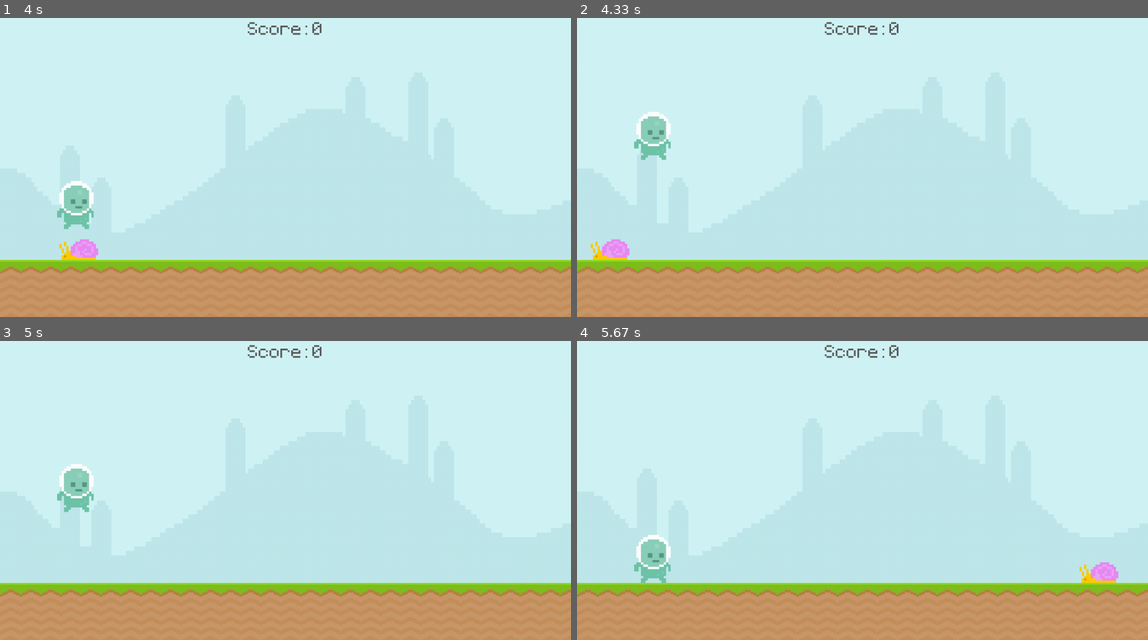
Above: before the commit, frames 1-4 (two rows, left to right).
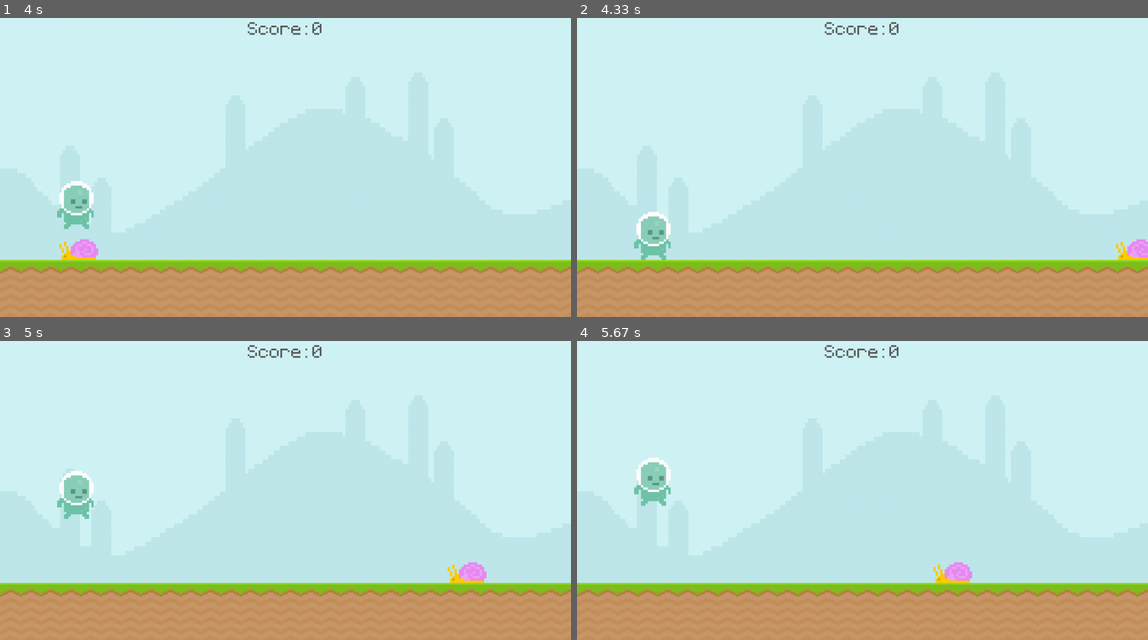
Above: after the commit, the same moments.

Repository: tokitou-san/Pygame-intro
Game: pygame game, started from main.py
Same seed, same stepped clock (60 frames per second), same inputs: the game is played once before the commit and once after it.
Inputs:
- Up to frame 1 (4 s): tap Space at 0.33, 0.73, 1.03, 1.23, 1.57, 1.87, 2.07, 2.37, 2.63, 3.4, 3.8 s
- Up to frame 2 (4.33 s): tap Space at 4.1 s
- Up to frame 3 (5 s): tap Space at 4.47, 4.87 s
- Up to frame 4 (5.67 s): tap Space at 5.17, 5.37 s

Frame 1 is identical in both runs. In frame 2, 2.2% of the frame differs, in the area x 2-100%, y 31-81%; in frame 3, 1.0%; in frame 4, 2.2%, in the area x 10-95%, y 39-81%.

Commit message:
feat: add GameOver logic

Diff:
--- a/main.py
+++ b/main.py
@@ -5,6 +5,8 @@
 screen = pygame.display.set_mode((1000, 600))
 pygame.display.set_caption("Hello pygame")
 clock = pygame.time.Clock()
+text_surface = pygame.font.Font("font/Pixeltype.ttf", 50)
+game_state = "playing"
 
 # Sky
 sky_surface = pygame.image.load("graphics/Sky.png").convert()
@@ -25,8 +27,7 @@
 player_gravity = 0
 
 # Score
-score_surface = pygame.font.Font("font/Pixeltype.ttf", 50)
-score_surface = score_surface.render("Score: 0", False, "#5A5A5A")
+score_surface = text_surface.render("Score: 0", False, "#5A5A5A")
 score_rect = score_surface.get_rect(center = (500, 100))
 
 while True:
@@ -36,23 +37,37 @@
 			exit()
 
 		if event.type == pygame.KEYDOWN:
-			if event.key == pygame.K_SPACE and player_rect.bottom >= 500:
+			if event.key == pygame.K_SPACE and game_state == "playing" and player_rect.bottom >= 500:
 				player_gravity = -20
+			elif event.key == pygame.K_SPACE and game_state == "over":
+				game_state = "playing"
+				snail_rect.left = 1000
 
-	screen.blit(sky_surface, (0, 0))
-	screen.blit(ground_surface, (0, 500))
-	screen.blit(score_surface, score_rect)
+	if game_state == "playing":
+		screen.blit(sky_surface, (0, 0))
+		screen.blit(ground_surface, (0, 500))
+		screen.blit(score_surface, score_rect)
 
-	# Snail
-	snail_rect.x -= snail_speed
-	if snail_rect.right < 0: snail_rect.left = 1100
-	screen.blit(snail_surface, snail_rect)
+		# Snail
+		snail_rect.x -= snail_speed
+		if snail_rect.right < 0: snail_rect.left = 1100
+		screen.blit(snail_surface, snail_rect)
 
-	# Player
-	player_gravity += 1
-	player_rect.y += player_gravity
-	if player_rect.bottom >= 500: player_rect.bottom = 500
-	screen.blit(player_surface, player_rect)
+		# Player
+		player_gravity += 1
+		player_rect.y += player_gravity
+		if player_rect.bottom >= 500: player_rect.bottom = 500
+		screen.blit(player_surface, player_rect)
+
+		if player_rect.colliderect(snail_rect):
+			game_state = "over"
+
+	elif game_state == "over":
+		screen.fill("Black")
+
+		game_over_text_surface = text_surface.render("Game Over!", False, "White")
+		game_over_text_surface_rect = game_over_text_surface.get_rect(center = (500, 300))
+		screen.blit(game_over_text_surface, game_over_text_surface_rect)
 
 	pygame.display.update()
 	clock.tick(60)
